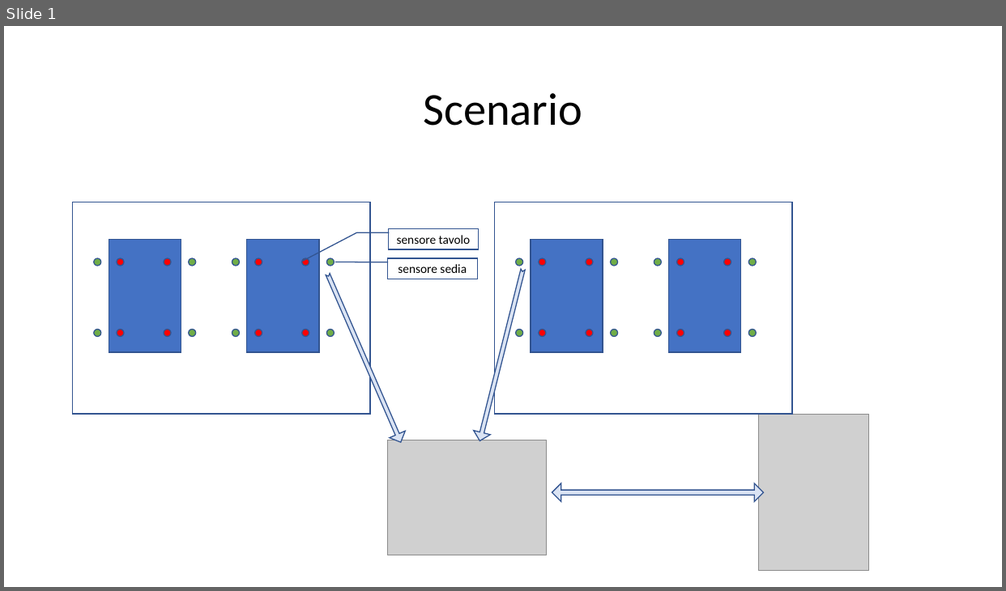
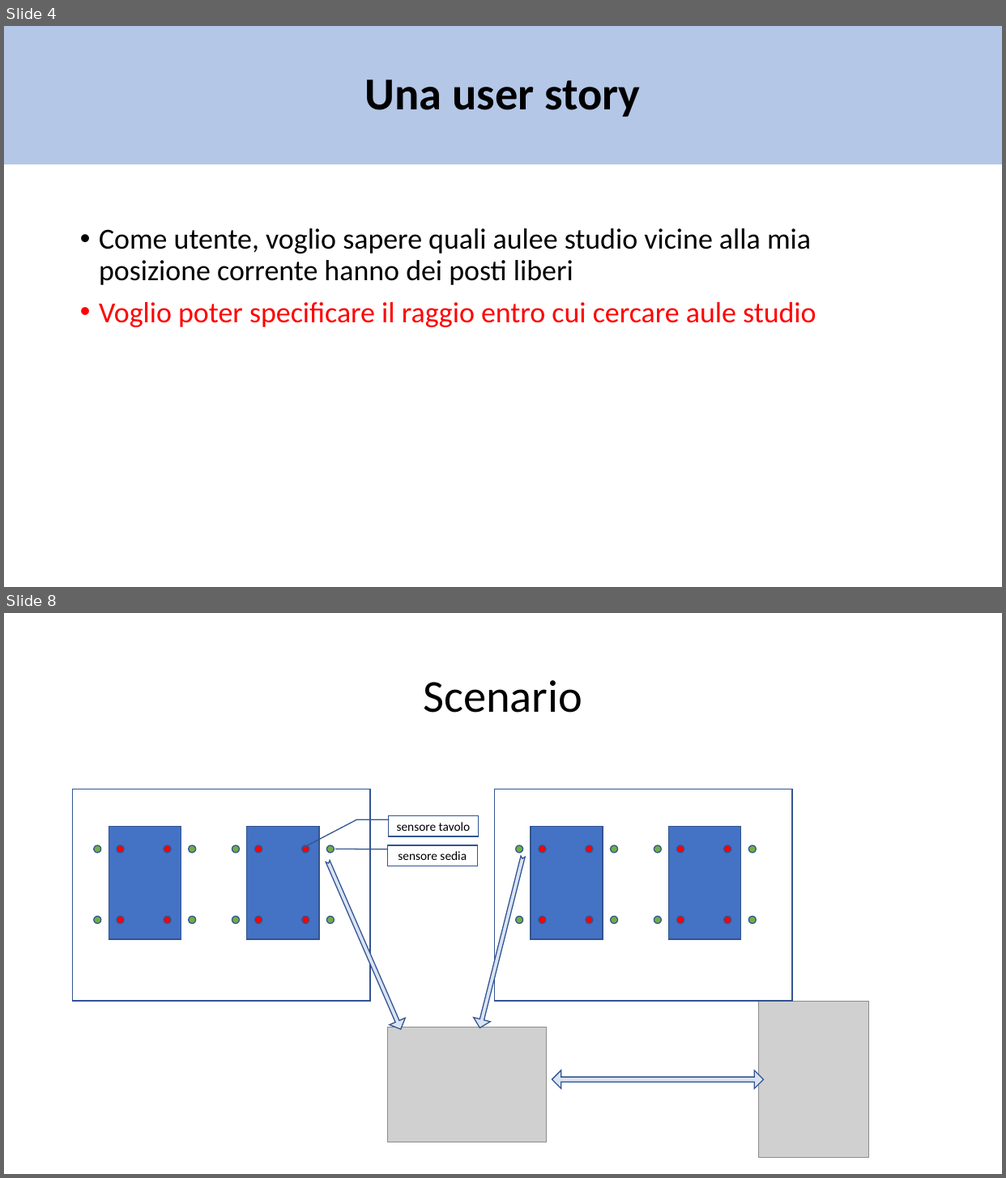
Before and after one commit to matte21/CalcM, a slide deck: ontologia.pptx. Shown one above the other, each under a label of ours: slide 1 before the commit, slides 4 and 8 after it; the slides between them are not shown. The pictures are 1006x591 and 1006x1178 pixels, drawn with LibreOffice and Linux fonts; fonts in the diff are those of the drawing; grey boxes stand for pictures. Boxes give left, top, right and bottom in pixels: in the first picture for what was removed or moved away, otherwise in the second. Text is boxed around its words. In the diff, an @@ line names an element or a change of style, - is before the commit and + after.

```diff
--- a/ontologia.pptx
+++ b/ontologia.pptx
@@ slide 4 added at (x1=4, y1=26, x2=1002, y2=587), background #FFFFFF @@
@@ title added at (x1=4, y1=26, x2=1002, y2=165), fill #B4C7E7, 44 pt, text #000000, bold @@
+Una user story
@@ text added at (x1=99, y1=228, x2=816, y2=327), 28 pt, text #000000 @@
+• Come utente, voglio sapere quali aulee studio vicine alla mia posizione corrente hanno dei posti liberi
+• Voglio poter specificare il raggio entro cui cercare aule studio
@@ what was slide 1 is now slide 8 @@
```
Also in this commit, not shown: 1 slide changed, 6 other slides added, 1 other file.
